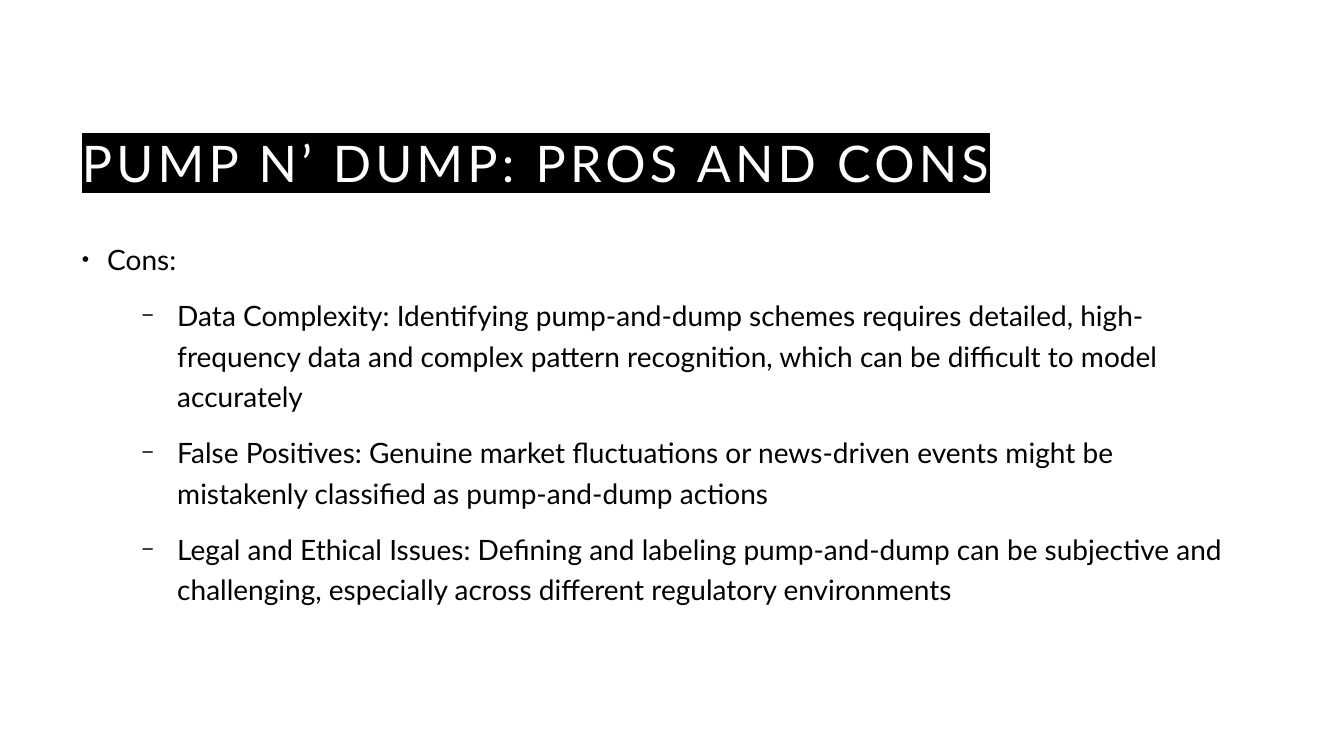
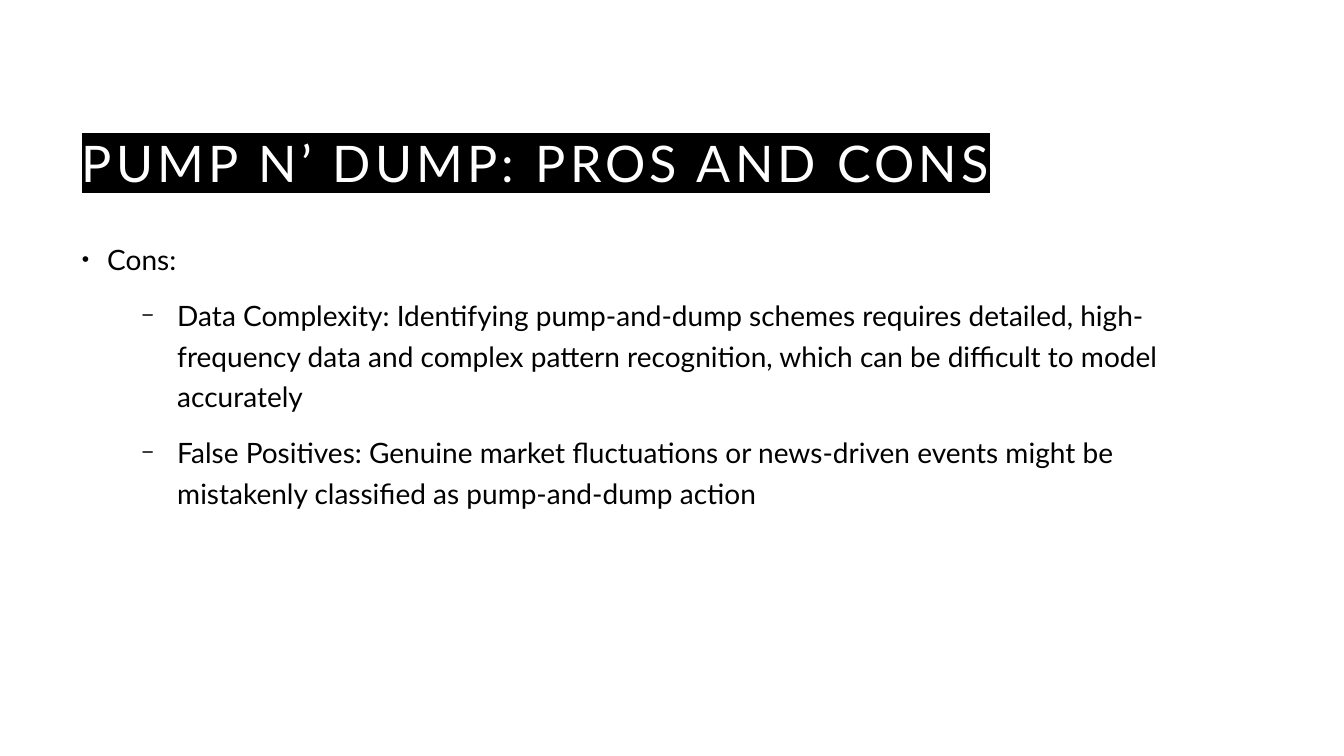
Before and after one commit to guyHarem/TAU_DS_Project, a slide deck: slide 19 of Presentations/DS-project-poc.pptx (slide 18 before the commit). Drawn at 1344x756 pixels with LibreOffice and Linux fonts; fonts in the diff are those of the drawing. Boxes give left, top, right and bottom in pixels: in the first picture for what was removed or moved away, otherwise in the second. Text is boxed around its words. In the diff, an @@ line names an element or a change of style, - is before the commit and + after.

```diff
--- a/Presentations/DS-project-poc.pptx
+++ b/Presentations/DS-project-poc.pptx
@@ text at <box>177,442,1113,509</box>: text changed @@
-  − False Positives: Genuine market fluctuations or news-driven events might be mistakenly classified as pump-and-dump actions
-  − Legal and Ethical Issues: Defining and labeling pump-and-dump can be subjective and challenging, especially across different regulatory environments
+  − False Positives: Genuine market fluctuations or news-driven events might be mistakenly classified as pump-and-dump action
```
Also in this commit, not shown: 14 other slides changed, 3 slides added, 1 slide removed.
